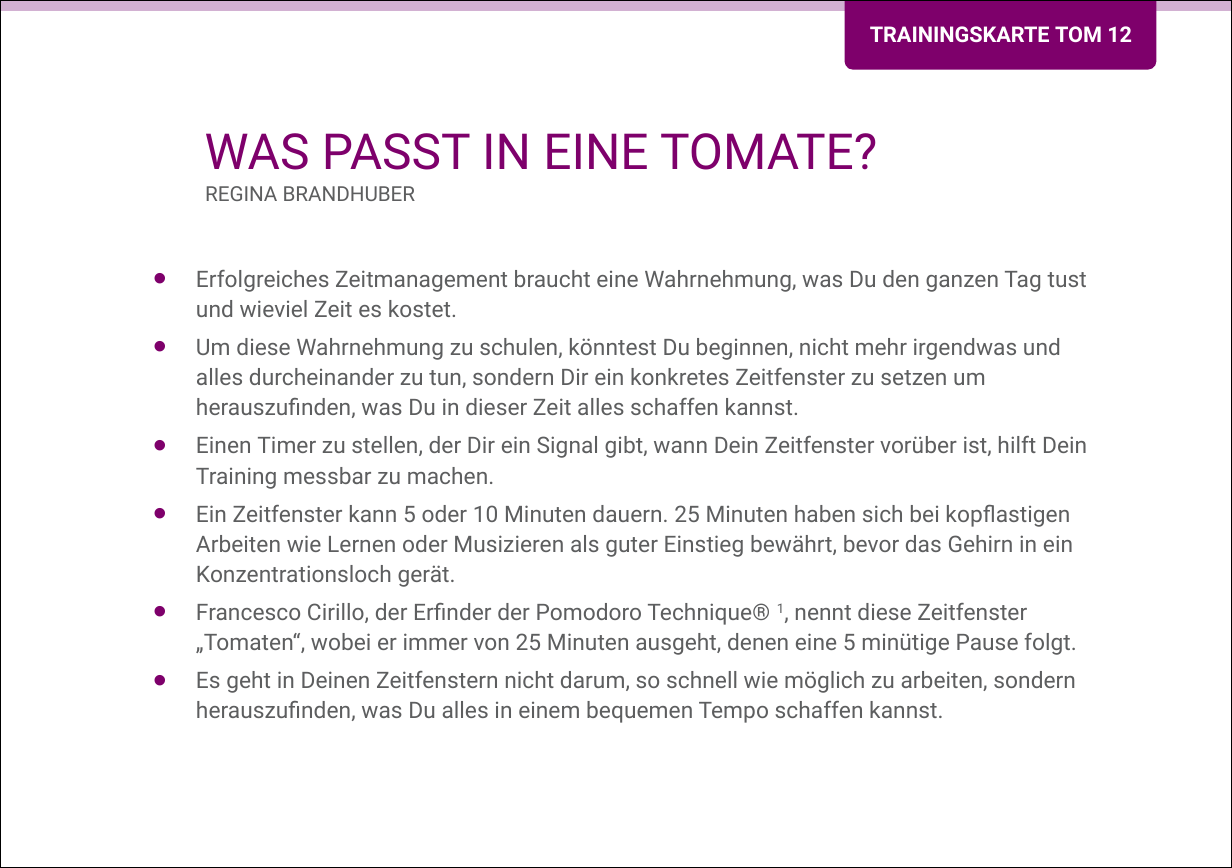
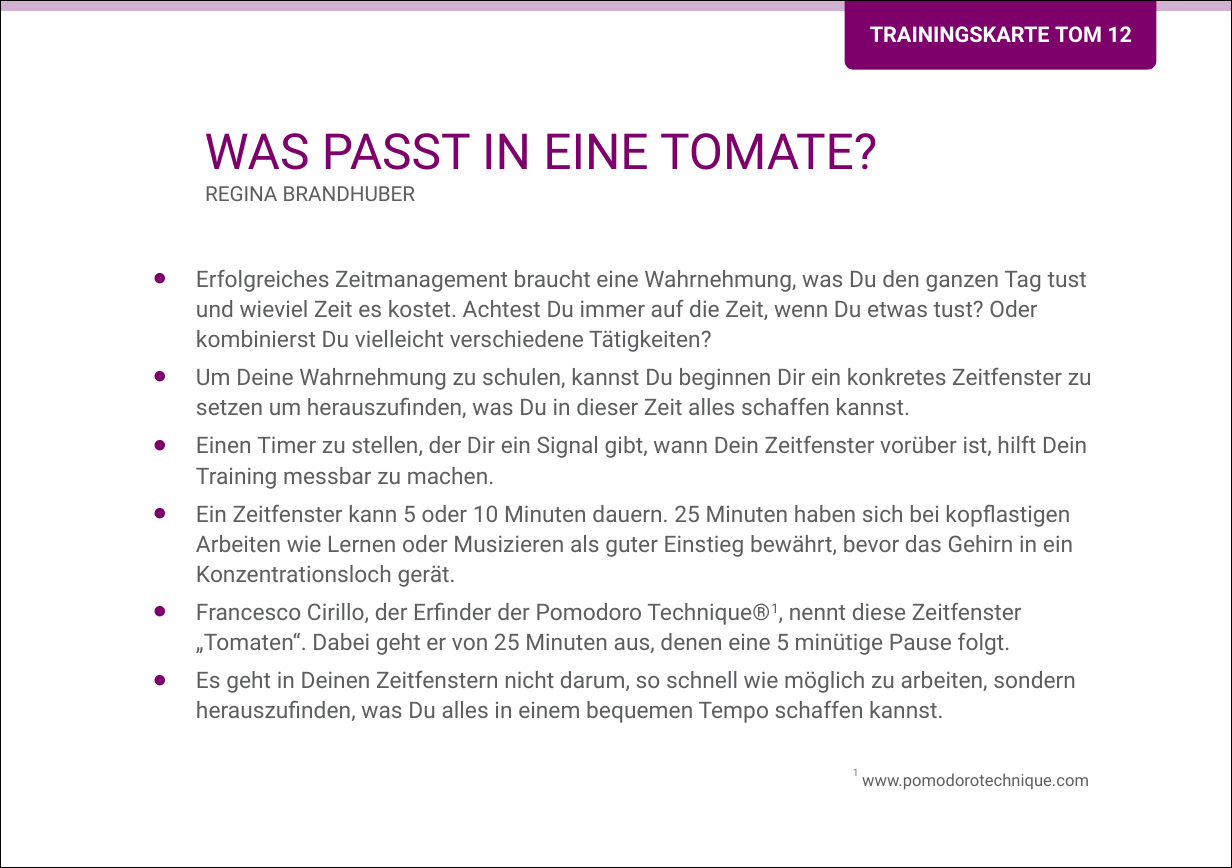
Before and after one commit to Teamtool/training-materials, a slide deck: slide 1 of music moves/Tomatoes (TOM)/ger/apprentice/ger_TOM_12_Was_passt_in_eine_Tomate_MM_A.pptx. Drawn at 1232x868 pixels with LibreOffice and Linux fonts; fonts in the diff are those of the drawing; background and template pictures are left out. Boxes give left, top, right and bottom in pixels: in the first picture for what was removed or moved away, otherwise in the second. Text is boxed around its words. In the diff, an @@ line names an element or a change of style, - is before the commit and + after.

Commit message:
TOM 12 überarbeitet

```diff
--- a/music moves/Tomatoes (TOM)/ger/apprentice/ger_TOM_12_Was_passt_in_eine_Tomate_MM_A.pptx
+++ b/music moves/Tomatoes (TOM)/ger/apprentice/ger_TOM_12_Was_passt_in_eine_Tomate_MM_A.pptx
@@ text at (196, 269, 1092, 418): text changed @@
-• Erfolgreiches Zeitmanagement braucht eine Wahrnehmung, was Du den ganzen Tag tust und wieviel Zeit es kostet.
-• Um diese Wahrnehmung zu schulen, könntest Du beginnen, nicht mehr irgendwas und alles durcheinander zu tun, sondern Dir ein konkretes Zeitfenster zu setzen um herauszufinden, was Du in dieser Zeit alles schaffen kannst.
+• Erfolgreiches Zeitmanagement braucht eine Wahrnehmung, was Du den ganzen Tag tust und wieviel Zeit es kostet. Achtest Du immer auf die Zeit, wenn Du etwas tust? Oder kombinierst Du vielleicht verschiedene Tätigkeiten?
+• Um Deine Wahrnehmung zu schulen, kannst Du beginnen Dir ein konkretes Zeitfenster zu setzen um herauszufinden, was Du in dieser Zeit alles schaffen kannst.
@@ text at (196, 602, 1022, 655): text changed @@
-• Francesco Cirillo, der Erfinder der Pomodoro Technique® 1, nennt diese Zeitfenster „Tomaten“, wobei er immer von 25 Minuten ausgeht, denen eine 5 minütige Pause folgt.
+• Francesco Cirillo, der Erfinder der Pomodoro Technique®1, nennt diese Zeitfenster „Tomaten“. Dabei geht er von 25 Minuten aus, denen eine 5 minütige Pause folgt.
@@ text added at (853, 769, 859, 776), 5 pt, text #808080 @@
+1
@@ text added at (862, 773, 1089, 790), 8 pt, text #5D5E5F @@
+www.pomodorotechnique.com
```
